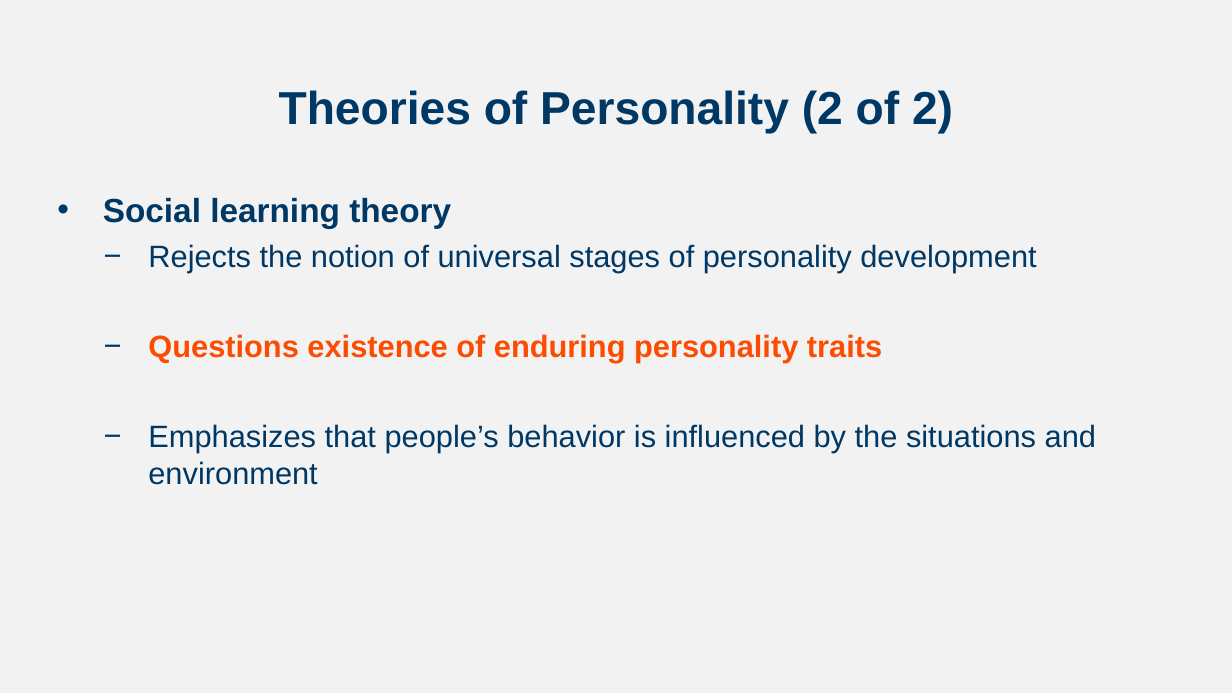
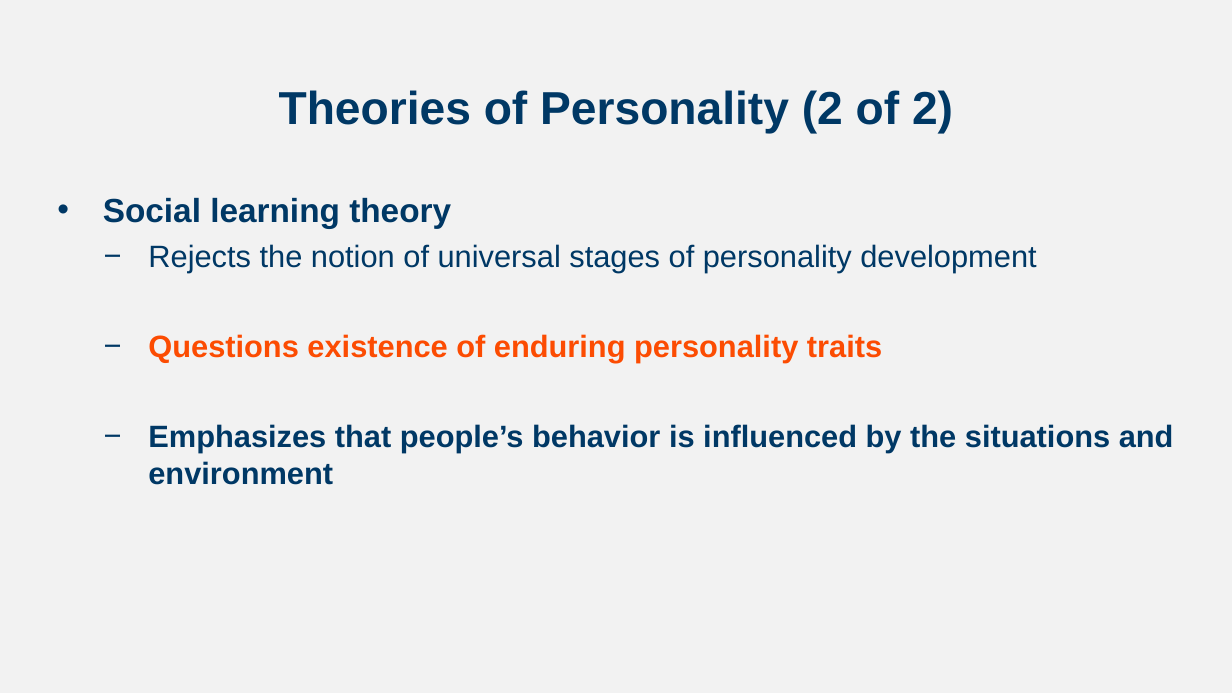
Before and after one commit to npm27/Teaching-Materials, a slide deck: slide 6 of Developmental Fall 23/Slides/Chapter 11.pptx (slide 7 before the commit). Drawn at 1232x693 pixels with LibreOffice and Linux fonts; fonts in the diff are those of the drawing. Boxes give left, top, right and bottom in pixels: in the first picture for what was removed or moved away, otherwise in the second. Text is boxed around its words. In the diff, an @@ line names an element or a change of style, - is before the commit and + after.

```diff
--- a/Developmental Fall 23/Slides/Chapter 11.pptx
+++ b/Developmental Fall 23/Slides/Chapter 11.pptx
@@ text at [148,424,1174,485]: bold on in "Emphasizes that people’s behavior is influenced by ..." @@
```
Also in this commit, not shown: 1 other slide changed, 1 slide removed, 1 other file.
